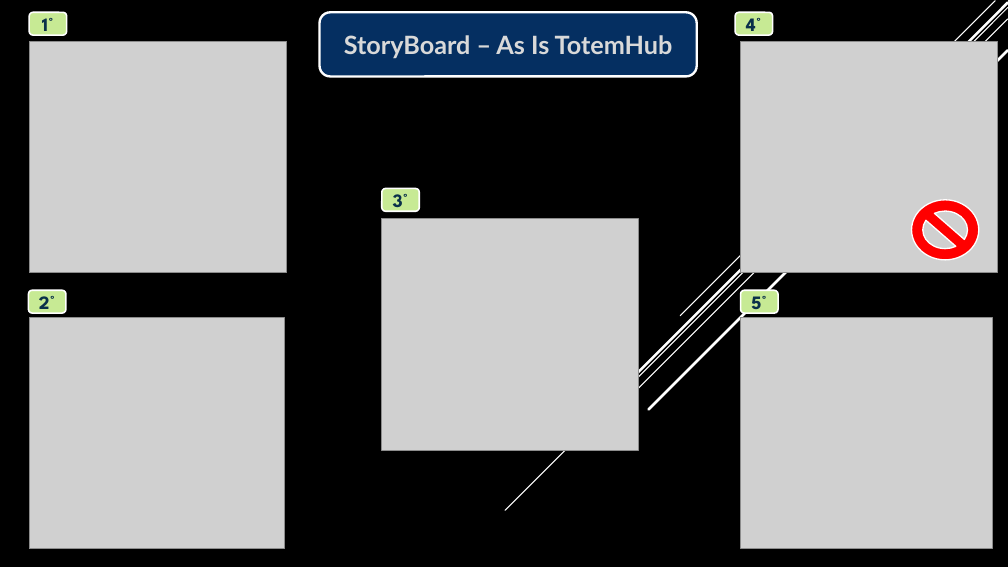
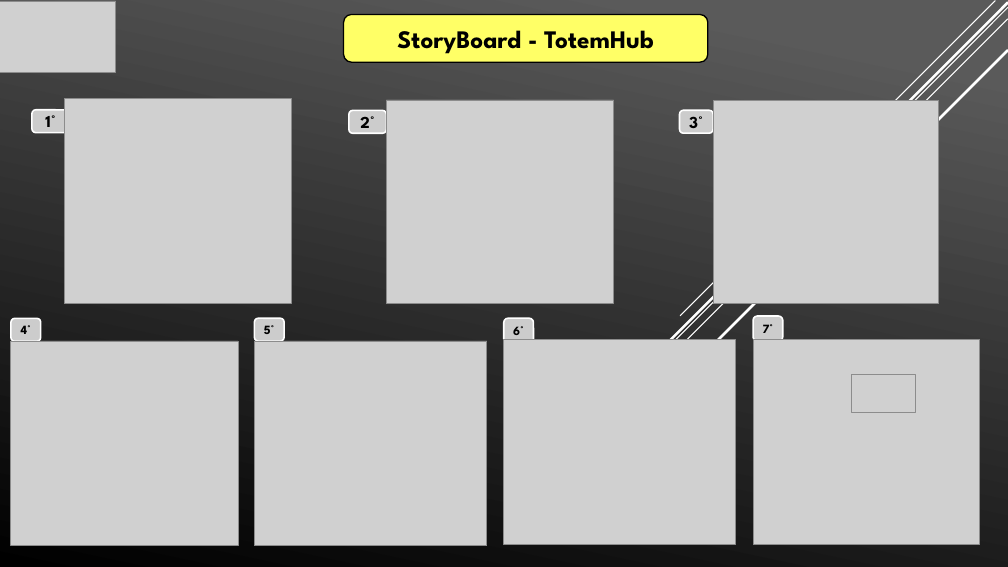
Before and after one commit to jorgeleao123/Bandtec_2_Semestre_PI, a slide deck: slide 1 of StoryBoard - TotemHub.pptx. Drawn at 1008x567 pixels with LibreOffice and Linux fonts; fonts in the diff are those of the drawing; grey boxes stand for pictures. Boxes give left, top, right and bottom in pixels: in the first picture for what was removed or moved away, otherwise in the second. Text is boxed around its words. In the diff, an @@ line names an element or a change of style, - is before the commit and + after.

Commit message:
Backlog ajustado e StoryBoard finalizado

```diff
--- a/StoryBoard - TotemHub.pptx
+++ b/StoryBoard - TotemHub.pptx
@@ background #000000 to gradient #5B5B5B to #000000 @@
@@ picture added at (0,1,116,73) @@
@@ rounded rectangle "StoryBoard - TotemHub": place and size @@
-rounded rectangle "StoryBoard - TotemHub" at (320,12,697,76)
+rounded rectangle "StoryBoard - TotemHub" at (343,14,708,62)
@@ rounded rectangle "StoryBoard - TotemHub" at (343,14,708,62): fill #052F61 to #FFFF66; outline #FFFFFF 2.25 pt to #000000 1.25 pt @@
@@ text in rounded rectangle at (397,30,654,54): text changed; font Lato to League Spartan; text colour #D9D9D9 to #000000 @@
-StoryBoard – As Is TotemHub
+StoryBoard - TotemHub
@@ picture removed at (741,41,998,272) @@
@@ rounded rectangle "1°": place and size @@
-rounded rectangle "1°" at (29,12,67,35)
+rounded rectangle "1°" at (32,110,70,132)
@@ picture: place and size @@
-picture at (29,41,287,272)
+picture at (64,99,292,304)
@@ rounded rectangle "2°": place and size @@
-rounded rectangle "2°" at (29,290,67,313)
+rounded rectangle "2°" at (349,110,387,133)
@@ picture added at (386,100,614,303) @@
@@ size 18 to 16 pt, text colour #0A304A to #000000; fill #C7EA94 to #CCCCCC in 3 elements at (32,110,70,132), (349,110,387,133), (680,110,713,133) @@
@@ rounded rectangle "3°": place and size @@
-rounded rectangle "3°" at (382,188,420,211)
+rounded rectangle "3°" at (680,110,713,133)
@@ picture added at (713,100,938,303) @@
@@ no-entry sign removed at (912,200,979,259) @@
@@ picture removed at (382,219,638,450) @@
@@ rounded rectangle "4°": place and size @@
-rounded rectangle "4°" at (735,12,773,35)
+rounded rectangle "4°" at (11,318,40,341)
@@ rounded rectangle "4°" at (11,318,40,341): size 18 to 12 pt, text colour #0A304A to #000000; fill #C7EA94 to #CCCCCC @@
@@ rounded rectangle "5°" at (255,318,284,341): size 18 to 12 pt, text colour #0A304A to #000000; fill #C7EA94 to #CCCCCC @@
@@ rounded rectangle "5°": place and size @@
-rounded rectangle "5°" at (741,290,779,313)
+rounded rectangle "5°" at (255,318,284,341)
@@ rounded rectangle added at (504,318,533,343), fill #CCCCCC, outline #FFFFFF 1.5 pt, 12 pt, text #000000, bold @@
+6°
@@ rounded rectangle added at (753,316,783,341), fill #CCCCCC, outline #FFFFFF 1.5 pt, 12 pt, text #000000, bold @@
+7°
@@ picture: place and size @@
-picture at (29,318,285,549)
+picture at (11,341,237,546)
@@ picture added at (255,341,487,546) @@
@@ picture added at (504,340,736,544) @@
@@ picture: place and size @@
-picture at (741,318,993,549)
+picture at (753,340,980,544)
@@ picture added at (851,374,915,413) @@
```
Also in this commit, not shown: 1 other file.
